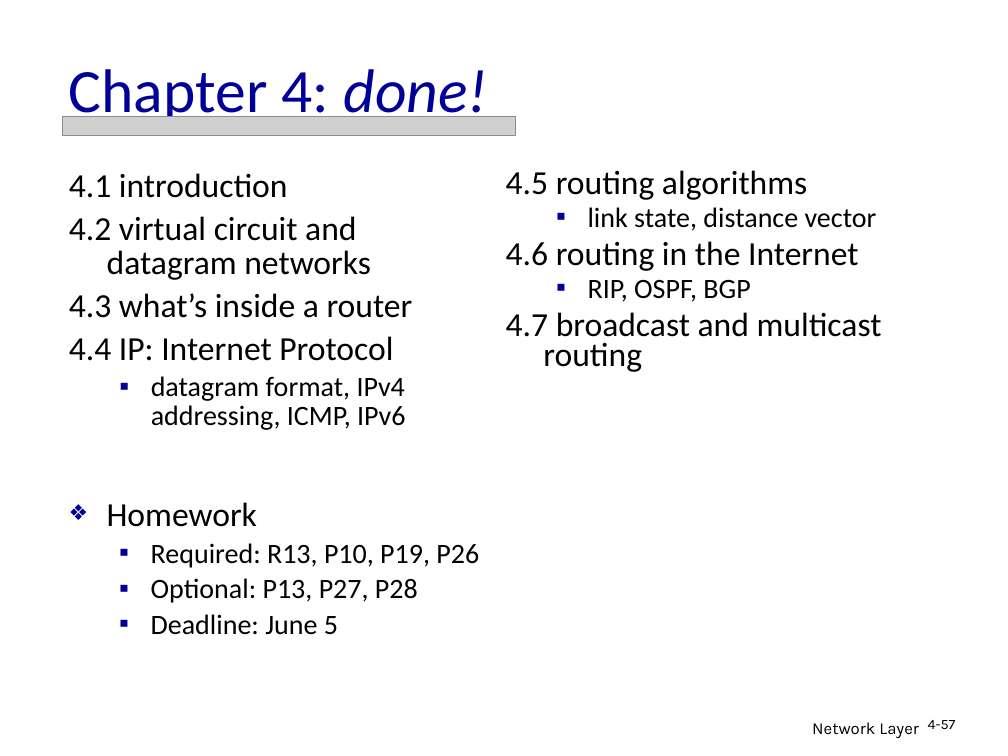
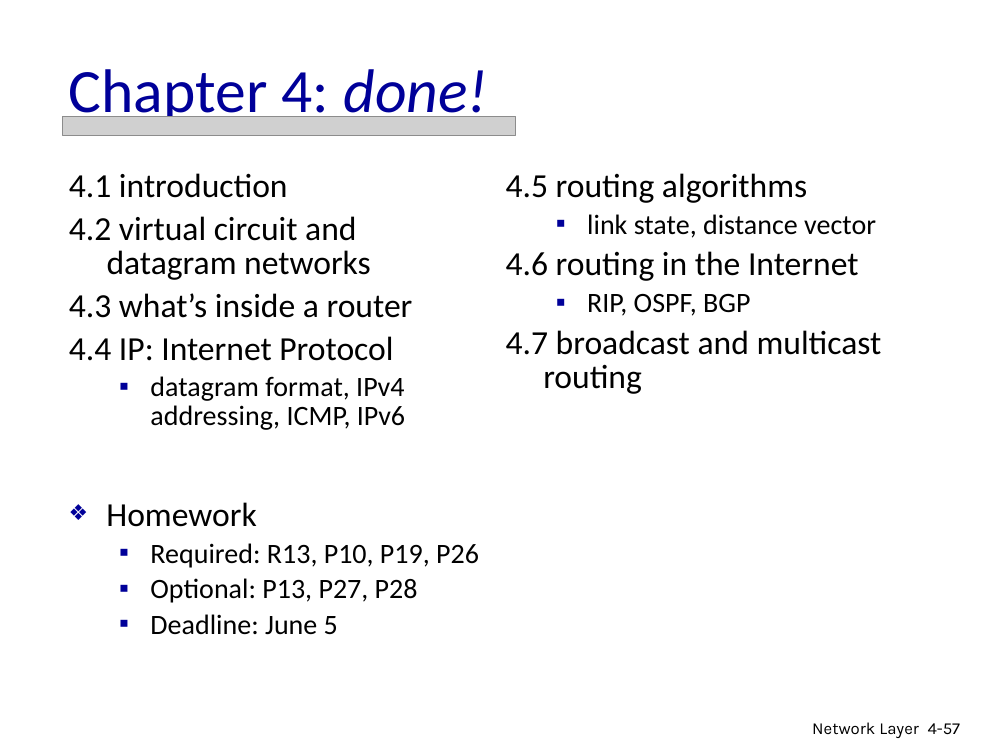
Before and after one commit to tomMoulard/PersonalSite, a slide deck: slide 57 of Main/assignment/network/Lecture_11_Ch04_Network_3.ppt. Drawn at 1008x756 pixels with LibreOffice and Linux fonts; fonts in the diff are those of the drawing; grey boxes stand for pictures. Boxes give left, top, right and bottom in pixels: in the first picture for what was removed or moved away, otherwise in the second. Text is boxed around its words. In the diff, an @@ line names an element or a change of style, - is before the commit and + after.

```diff
--- a/Main/assignment/network/Lecture_11_Ch04_Network_3.ppt
+++ b/Main/assignment/network/Lecture_11_Ch04_Network_3.ppt
@@ text "4.5 routing algorithms" at [506, 173, 882, 394]: indent changed; line spacing 0.75 to 0.85 @@
@@ page number at [928, 723, 961, 735]: size 10.2 to 12 pt; line spacing 0.9 to 1 @@
```
Also in this commit, not shown: 55 other slides changed, 2 other files.
